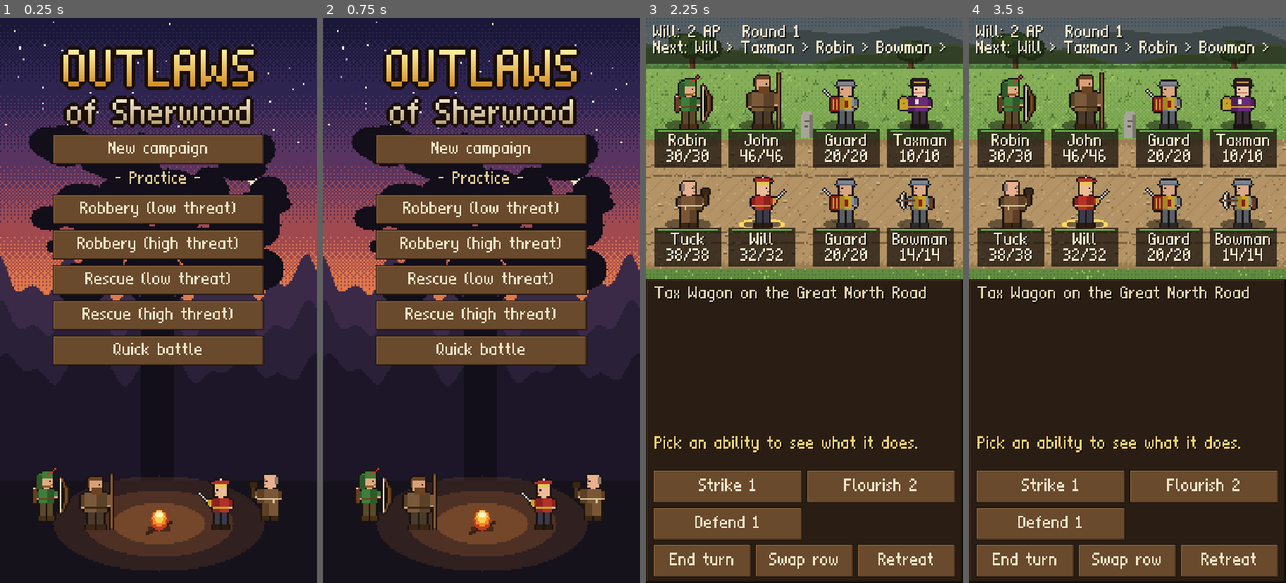
Above: before the commit, frames 1-4 (left to right).
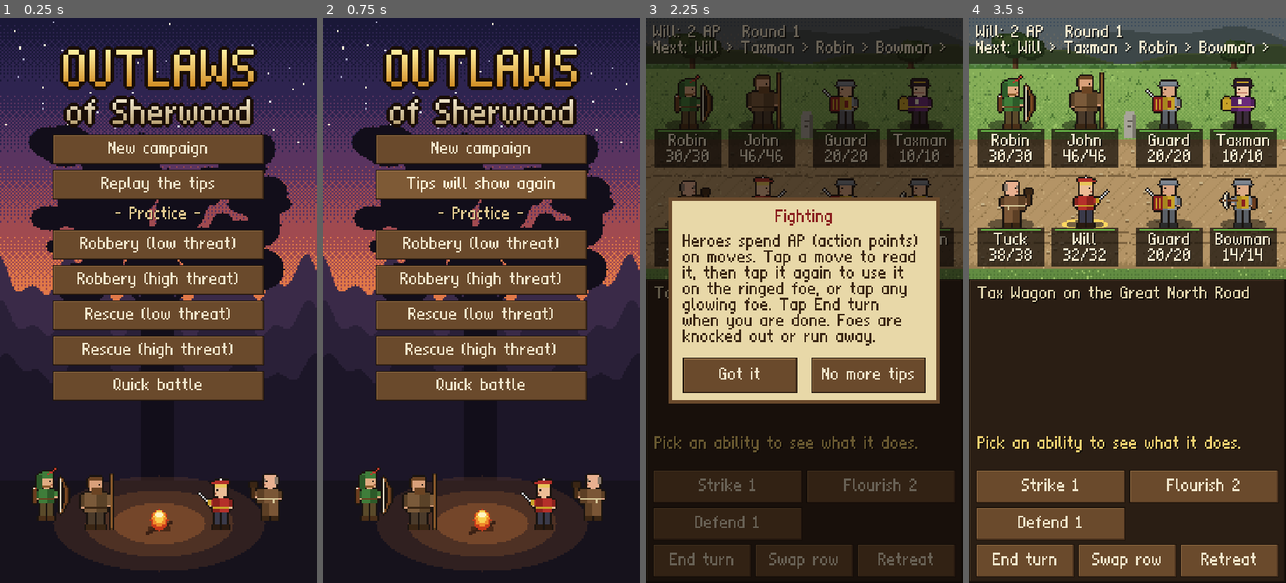
Above: after the commit, the same moments.

Repository: jamesrclifford/outlaws-of-sherwood
Game: Godot game, scene res://scenes/menu/main_menu.tscn
Same seed, same stepped clock (60 frames per second), same inputs: the game is played once before the commit and once after it.
Inputs (mouse positions are in pixels of both pictures, inside the frame that each line leads up to):
- Up to frame 1 (0.25 s): no input
- Up to frame 2 (0.75 s): click (481, 187) at 0.5 s, where only the run after the commit has a clickable "Replay the tips"
- Up to frame 3 (2.25 s): click (804, 187) at 1.25 s, where only the run after the commit has a clickable "Tips will show again"; click "Quick battle" at 2 s
- Up to frame 4 (3.5 s): click (1064, 373) at 2.75 s, where only the run after the commit has a clickable "Got it"

The runs differ from the first frame. In frame 1, 11% of the frame differs, in the area x 16-84%, y 26-68%; in frame 2, 11%; in frame 3, 73%, in the area x 0-100%, y 0-100%; in frame 4, nothing differs.

Commit message:
Short tutorial: one-time tips for the map, legends, villains, jobs, fights and mini-games; version 0.2.22
Tips live in data/tips.json; which were seen is kept in user://tips.cfg (core/tips.gd),
so a new campaign does not repeat them. Each card has Got it and No more tips; the
mini-game clock waits while a tip is open. The title screen can replay the tips.

Co-Authored-By: Claude Opus 5.5 (1M context) <noreply@anthropic.com>
Claude-Session: https://claude.ai/code/session_01MmzGffP5XZa1E7ay26sSJ4

Diff:
--- /dev/null
+++ b/core/tips.gd
@@ -0,0 +1,50 @@
+## The tutorial: short tips, each shown once the first time a player meets something new.
+## Which ones have been seen is kept in a small settings file, not in the campaign, so a new
+## campaign does not repeat them. The text lives in data/tips.json.
+extends RefCounted
+
+const SAVE_PATH := "user://tips.cfg"
+
+var path: String
+var tips: Dictionary
+var seen: Array = []
+var enabled := true
+
+
+func _init(save_path := SAVE_PATH) -> void:
+	path = save_path
+	var f := FileAccess.open("res://data/tips.json", FileAccess.READ)
+	tips = JSON.parse_string(f.get_as_text())["tips"]
+	var cfg := ConfigFile.new()
+	if cfg.load(path) == OK:
+		seen = cfg.get_value("tips", "seen", [])
+		enabled = cfg.get_value("tips", "enabled", true)
+
+
+## The tip to show for id, once: empty when it was seen, tips are off, or there is no such tip.
+func take(id: String) -> Dictionary:
+	if not enabled or seen.has(id) or not tips.has(id):
+		return {}
+	seen.append(id)
+	_save()
+	return tips[id]
+
+
+## "No more tips": the rest of the tutorial is skipped.
+func turn_off() -> void:
+	enabled = false
+	_save()
+
+
+## Shows the whole tutorial again from the start.
+func reset() -> void:
+	seen.clear()
+	enabled = true
+	_save()
+
+
+func _save() -> void:
+	var cfg := ConfigFile.new()
+	cfg.set_value("tips", "seen", seen)
+	cfg.set_value("tips", "enabled", enabled)
+	cfg.save(path)
--- /dev/null
+++ b/data/tips.json
@@ -0,0 +1,13 @@
+{
+  "tips": {
+    "map": {"title": "Welcome to Sherwood!", "text": "Tap a place on the map to see what is there. Jobs are tagged ROBBERY, FREE VILLAGERS or LEGEND. Travelling takes days and eats supplies. Rest at Major Oak Camp to heal the band."},
+    "legends": {"title": "Legends", "text": "LEGEND jobs are the old tales of Robin Hood. Play them to grow your fame, win new friends for the band and learn disguises. The Legends button counts how many you have told."},
+    "villains": {"title": "Your enemies", "text": "Each day the Sheriff and Sir Guy plot. At 100% the Sheriff sets a trap on a rich job, and Sir Guy may ride out to raid the band. Robbing makes you famous, and more wanted."},
+    "mission": {"title": "Setting out", "text": "A job is a short trail of scenes. Tap the buttons to move on. Choices and fights come up along the way. Win the fights and reach the end to finish the job."},
+    "battle": {"title": "Fighting", "text": "Heroes spend AP (action points) on moves. Tap a move to read it, then tap it again to use it on the ringed foe, or tap any glowing foe. Tap End turn when you are done. Foes are knocked out or run away."},
+    "aim": {"title": "Aiming a shot", "text": "Tap once to fix your aim left and right. Tap again to shoot as the sight crosses the gold. Mind the wind arrow, and be quick: the green bar is your time."},
+    "swing": {"title": "A big swing", "text": "Tap when the white marker is in the gold, in the middle of the bar. Be quick: the green bar is your time."},
+    "rhythm": {"title": "Quick cuts", "text": "Three fast cuts! Tap each time the marker passes the gold in the middle. Be quick: the green bar is your time."},
+    "captured": {"title": "Captured!", "text": "A captured hero waits in a cell. Send the band on the rescue job to free them, or bribe the jailer. Wait too long and they go to Nottingham's dungeon."}
+  }
+}
--- a/scenes/battle/battle_view.gd
+++ b/scenes/battle/battle_view.gd
@@ -7,6 +7,7 @@
 
 const GameData = preload("res://core/game_data.gd")
 const Style = preload("res://scenes/ui/style.gd")
+const TipCard = preload("res://scenes/ui/tip_card.gd")
 const MinigameView = preload("res://scenes/minigame/minigame_view.gd")
 
 const PARTY := ["robin", "little_john", "will", "tuck"]
@@ -82,6 +83,7 @@
 	battle.status_added.connect(func(u, status): _anims.append(["status", u, status]))
 	_rebuild_units()
 	_advance()
+	TipCard.show_once(self, "battle")
 
 
 ## The field keeps the backdrop's height on tall phones; on short ones the panel takes room from it.
--- a/scenes/map/map_view.gd
+++ b/scenes/map/map_view.gd
@@ -7,6 +7,7 @@
 const MissionView = preload("res://scenes/mission/mission_view.gd")
 const BattleView = preload("res://scenes/battle/battle_view.gd")
 const Style = preload("res://scenes/ui/style.gd")
+const TipCard = preload("res://scenes/ui/tip_card.gd")
 
 const MAP_TOP := 80
 ## The bottom panel's least height: four lines of place info and five rows of buttons.
@@ -258,6 +259,25 @@
 		_show_poster()
 	elif not campaign.ambush.is_empty():
 		_play(campaign.start_ambush())
+	else:
+		_next_tip()
+
+
+## The map's tutorial tips, one at a time, each when it first matters.
+func _next_tip() -> void:
+	var c = campaign
+	var due := ["map"]
+	if c.missions.values().any(func(m): return m["type"] == "story"):
+		due.append("legends")
+	if c.day >= 2:
+		due.append("villains")
+	if not c.captured.is_empty():
+		due.append("captured")
+	for id in due:
+		var card = TipCard.show_once(self, id)
+		if card:
+			card.closed.connect(_next_tip)
+			return
 
 
 func _start_job() -> void:
--- a/scenes/menu/main_menu.gd
+++ b/scenes/menu/main_menu.gd
@@ -8,6 +8,7 @@
 const MissionView = preload("res://scenes/mission/mission_view.gd")
 const BattleView = preload("res://scenes/battle/battle_view.gd")
 const Style = preload("res://scenes/ui/style.gd")
+const TipCard = preload("res://scenes/ui/tip_card.gd")
 
 
 func _ready() -> void:
@@ -46,6 +47,13 @@
 			var db = GameData.new()
 			_open_map(db, Campaign.load_saved(db)))
 	_button(box, "New campaign", func(): _open_map(null, null))
+	var replay := Button.new()
+	replay.text = "Replay the tips"
+	replay.custom_minimum_size = Vector2(0, 34)
+	replay.pressed.connect(func():
+		TipCard.tips().reset()
+		replay.text = "Tips will show again")
+	box.add_child(replay)
 	var practice := Label.new()
 	practice.text = "- Practice -"
 	practice.horizontal_alignment = HORIZONTAL_ALIGNMENT_CENTER
--- a/scenes/minigame/minigame_view.gd
+++ b/scenes/minigame/minigame_view.gd
@@ -9,6 +9,7 @@
 const Archery = preload("res://core/archery.gd")
 const Timing = preload("res://core/timing.gd")
 const Style = preload("res://scenes/ui/style.gd")
+const TipCard = preload("res://scenes/ui/tip_card.gd")
 
 ## Target ring colours from the outside in: white, black, blue, red, gold, two rings each.
 const RINGS := ["f0ece0", "f0ece0", "2a2a2a", "2a2a2a", "3a7ad0", "3a7ad0", "d04030", "d04030", "f0c030", "f0c030"]
@@ -25,6 +26,7 @@
 var _paused := 0.0
 var _flash := ""              # the last tap's verdict, shown for a moment
 var _over := false
+var _tip_open := false        # the clock waits while a tutorial tip is on screen
 
 var _board: Control           # where the target or the meter is drawn
 var _late := false            # this tap was forced because time ran out
@@ -111,6 +113,12 @@
 	add_child(_continue)
 	_title_label.text = title
 	_refresh_text()
+	var card = TipCard.show_once(self, mode)
+	if card:
+		_tip_open = true
+		card.closed.connect(func():
+			_tip_open = false
+			t = 0.0)
 
 
 func _label(pos: Vector2, sz: Vector2, colour: Color) -> Label:
@@ -125,7 +133,7 @@
 
 
 func _process(delta: float) -> void:
-	if _over:
+	if _over or _tip_open:
 		return
 	if _paused > 0.0:
 		_paused -= delta
--- a/scenes/mission/mission_view.gd
+++ b/scenes/mission/mission_view.gd
@@ -10,6 +10,7 @@
 const MissionRun = preload("res://core/mission_run.gd")
 const BattleView = preload("res://scenes/battle/battle_view.gd")
 const Style = preload("res://scenes/ui/style.gd")
+const TipCard = preload("res://scenes/ui/tip_card.gd")
 const MinigameView = preload("res://scenes/minigame/minigame_view.gd")
 
 const PARTY := ["robin", "little_john", "will", "tuck"]
@@ -50,6 +51,7 @@
 	_build_layout()
 	backdrop.texture = BattleView.backdrop_for(run.backdrop())
 	_show_briefing()
+	TipCard.show_once(self, "mission")
 
 
 ## The scene keeps its size; the panel below grows with the phone, and the buttons sit at its foot.
--- /dev/null
+++ b/scenes/ui/tip_card.gd
@@ -0,0 +1,98 @@
+## A parchment card with one tutorial tip over the screen. "Got it" closes it; "No more tips" also
+## turns the tutorial off. Nothing behind it can be tapped while it is open.
+extends Control
+
+const Tips = preload("res://core/tips.gd")
+const Style = preload("res://scenes/ui/style.gd")
+
+const INK := Color("3a2614")
+
+signal closed
+
+## Shared by every screen; tests point it at a scratch file.
+static var store = null
+
+
+static func tips():
+	if store == null:
+		store = Tips.new()
+	return store
+
+
+## Shows the tip once over parent, if it has not been seen. Returns the card (wait on its closed
+## signal), or null when there is nothing to show.
+static func show_once(parent: Control, id: String):
+	var tip: Dictionary = tips().take(id)
+	if tip.is_empty():
+		return null
+	var card = load("res://scenes/ui/tip_card.gd").new()
+	card._tip = tip
+	parent.add_child(card)
+	return card
+
+
+var _tip: Dictionary
+
+
+func _ready() -> void:
+	set_anchors_and_offsets_preset(Control.PRESET_FULL_RECT)
+	mouse_filter = Control.MOUSE_FILTER_STOP
+	theme = Style.theme()
+	var h := Style.screen_height(self)
+	var shade := ColorRect.new()
+	shade.color = Color(0.05, 0.03, 0.02, 0.6)
+	shade.set_anchors_preset(Control.PRESET_FULL_RECT)
+	shade.mouse_filter = Control.MOUSE_FILTER_IGNORE
+	add_child(shade)
+	var body := Label.new()
+	body.text = _tip["text"]
+	body.autowrap_mode = TextServer.AUTOWRAP_WORD_SMART
+	body.add_theme_color_override("font_color", INK)
+	body.add_theme_constant_override("shadow_offset_x", 0)
+	body.add_theme_constant_override("shadow_offset_y", 0)
+	body.size = Vector2(276, 0)
+	add_child(body)
+	var text_h: float = body.get_line_count() * Style.LINE + 4
+	var tall: float = 40 + text_h + 64
+	var top: float = (h - tall) / 2
+	var edge := ColorRect.new()
+	edge.color = Color("6a4a2c")
+	edge.position = Vector2(26, top)
+	edge.size = Vector2(308, tall)
+	add_child(edge)
+	var paper := ColorRect.new()
+	paper.color = Color("e8d8a8")
+	paper.position = Vector2(30, top + 4)
+	paper.size = Vector2(300, tall - 8)
+	add_child(paper)
+	var title := Label.new()
+	title.text = _tip["title"]
+	title.horizontal_alignment = HORIZONTAL_ALIGNMENT_CENTER
+	title.add_theme_color_override("font_color", Color("8a1f1f"))
+	title.add_theme_constant_override("shadow_offset_x", 0)
+	title.add_theme_constant_override("shadow_offset_y", 0)
+	title.position = Vector2(30, top + 12)
+	title.size = Vector2(300, Style.lines(1))
+	add_child(title)
+	move_child(body, -1)
+	body.position = Vector2(42, top + 40)
+	body.size = Vector2(276, text_h)
+	var got := Button.new()
+	got.text = "Got it"
+	got.position = Vector2(42, top + tall - 52)
+	got.size = Vector2(130, 40)
+	got.pressed.connect(_close)
+	add_child(got)
+	var off := Button.new()
+	off.text = "No more tips"
+	off.position = Vector2(188, top + tall - 52)
+	off.size = Vector2(130, 40)
+	off.pressed.connect(func():
+		tips().turn_off()
+		_close())
+	add_child(off)
+
+
+func _close() -> void:
+	closed.emit()
+	queue_free()
--- a/tests/run_tests.gd
+++ b/tests/run_tests.gd
@@ -9,6 +9,7 @@
 const MinigameView = preload("res://scenes/minigame/minigame_view.gd")
 
 ## The four heroes the older campaign tests were written for (a story campaign starts smaller).
+const Tips = preload("res://core/tips.gd")
 const BAND4 := ["robin", "little_john", "will", "tuck"]
 
 var failures := 0
@@ -18,6 +19,9 @@
 
 func _init() -> void:
 	db = GameData.new()
+	# Screens built by the tests show no tutorial tips.
+	preload("res://scenes/ui/tip_card.gd").store = Tips.new("user://test_tips_off.cfg")
+	preload("res://scenes/ui/tip_card.gd").store.enabled = false
 	for m in get_method_list():
 		if m["name"].begins_with("test_") and (OS.get_environment("ONLY") == "" or m["name"].contains(OS.get_environment("ONLY"))):
 			call(m["name"])
@@ -712,6 +716,22 @@
 	check(run.backdrop() == "sherwood_edge", "and the Sheriff is caught deep in Sherwood")
 
 
+func test_tips_show_once_and_can_be_switched_off() -> void:
+	var path := "user://test_tips.cfg"
+	var t = Tips.new(path)
+	t.reset()
+	check(not t.take("battle").is_empty(), "the first fight brings its tip")
+	check(t.take("battle").is_empty(), "but only once")
+	check(Tips.new(path).take("battle").is_empty(), "even after the game restarts")
+	t.turn_off()
+	check(Tips.new(path).take("aim").is_empty(), "no more tips means none")
+	t.reset()
+	check(not Tips.new(path).take("battle").is_empty(), "and replaying the tips starts again")
+	for id in ["map", "legends", "villains", "mission", "battle", "aim", "swing", "rhythm", "captured"]:
+		check(t.tips.has(id), "there is a tip for %s" % id)
+	DirAccess.remove_absolute(ProjectSettings.globalize_path(path))
+
+
 func test_freeing_a_villager_says_what_it_did() -> void:
 	for seed in range(40, 140):
 		var c = Campaign.new(db, seed, BAND4)
--- a/tests/screenshots.gd
+++ b/tests/screenshots.gd
@@ -11,6 +11,8 @@
 const MissionGen = preload("res://core/mission_gen.gd")
 const MissionRun = preload("res://core/mission_run.gd")
 const Campaign = preload("res://core/campaign.gd")
+const TipCard = preload("res://scenes/ui/tip_card.gd")
+const Tips = preload("res://core/tips.gd")
 
 
 func _snap(dir: String, tag: String) -> void:
@@ -27,6 +29,10 @@
 
 func _init() -> void:
 	var dir: String = OS.get_cmdline_user_args()[0] if OS.get_cmdline_user_args().size() > 0 else "user://"
+	# Tutorial tips stay out of the way except in their own shots.
+	TipCard.store = Tips.new("user://shot_tips.cfg")
+	TipCard.store.reset()
+	TipCard.store.enabled = false
 	root.add_child(load("res://scenes/menu/main_menu.tscn").instantiate())
 	await _snap(dir, "menu")
 	await _clear()
@@ -34,6 +40,18 @@
 	var map := MapView.new()
 	root.add_child(map)
 	await _snap(dir, "map")
+	TipCard.store.enabled = true
+	map._next_tip()
+	await _snap(dir, "tip_map")
+	for ch in map.get_children():
+		if ch is TipCard:
+			ch._close()
+	await process_frame
+	await _snap(dir, "tip_legends")
+	for ch in map.get_children():
+		if ch is TipCard:
+			ch._close()
+	TipCard.store.enabled = false
 	map.campaign.stories_done = ["will_meets_robin", "little_john_bridge", "potter", "tinker", "beggar"]
 	map._show_legends()
 	await _snap(dir, "legends")
@@ -139,7 +157,14 @@
 		var who: String = {"aim": "robin", "swing": "little_john", "rhythm": "will"}[kind]
 		var game := MinigameView.new()
 		game.start_move(7, kind, shot_db.abilities[move], who.capitalize(), who)
+		TipCard.store.enabled = kind == "aim"
 		root.add_child(game)
+		if kind == "aim":
+			await _snap(dir, "tip_aim")
+			for ch in game.get_children():
+				if ch is TipCard:
+					ch._close()
+			TipCard.store.enabled = false
 		await process_frame
 		game.t = 0.4
 		if kind == "rhythm":
Not shown, added: core/tips.gd.uid
Not shown, changed: export_presets.cfg
Not shown, added: scenes/ui/tip_card.gd.uid
